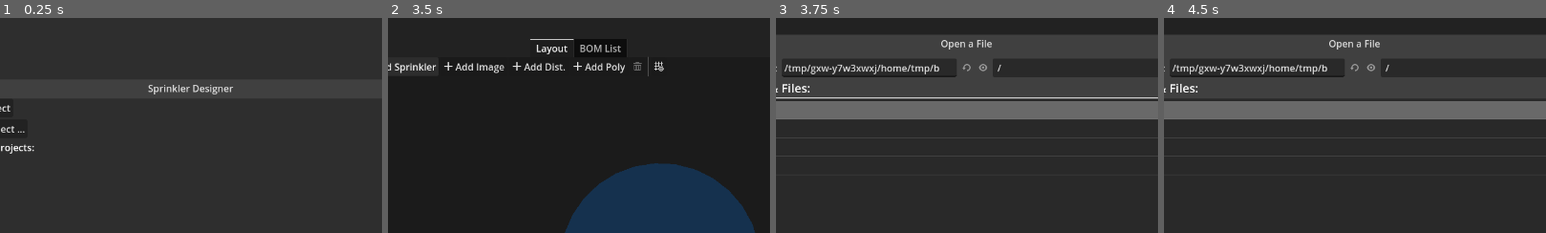
Above: before the commit, frames 1-4 (left to right).
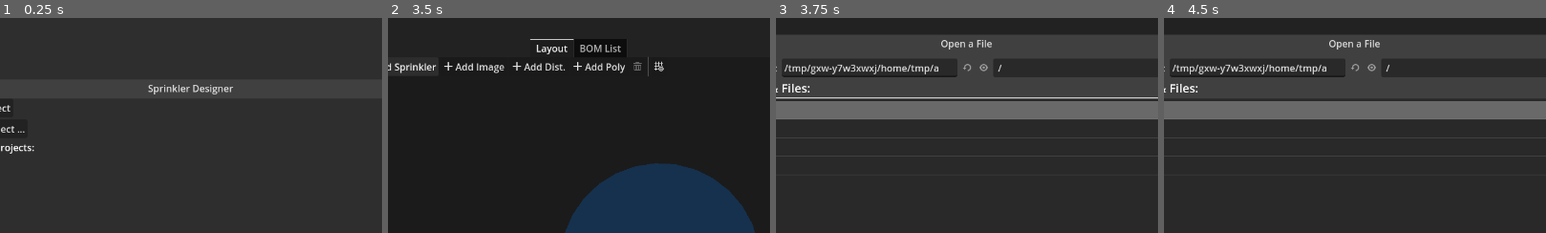
Above: after the commit, the same moments.

Repository: hankedan000/yardscaper
Game: Godot game, scene res://Main.tscn
Two runs of this game, one before a commit and one after it. Both use one fixed random seed, a clock stepped at 60 frames per second and the inputs below.
Inputs (mouse positions are % of the whole screen's width and height, from its top left):
- Up to frame 1 (0.25 s): no input
- Up to frame 2 (3.5 s): click "New Project" at 0.5 s; click "Add Sprinkler" at 1.25 s; click (60, 11) at 2 s; tap Enter at 2.75 s; drag from (61, 57) to (26, 11) at 2.77 s
- Up to frame 3 (3.75 s): click "Add Image" at 3.5 s
- Up to frame 4 (4.5 s): click (37, 82) at 4.27 s; type "12" at 4.35 s
The pictures show only the part of the screen within x 25-75%, y 0-50%; the shares and areas given below are measured in that part.

Frames 1-2 are identical in both runs. In frame 3, 0.1% of the frame differs, in the area x 41-59%, y 21-28%; in frame 4, 0.1%.

Commit message:
Adds rainbird 5000 series sprinklers to database

Diff:
--- a/SprinklerDesigner/scripts/SprinklerDB.gd
+++ b/SprinklerDesigner/scripts/SprinklerDB.gd
@@ -245,6 +245,277 @@
 							]
 						}
 					]
+				},
+				'5000' : {
+					'min_dist_ft' : 25.0,
+					'max_dist_ft' : 50.0,
+					'min_sweep_deg' : 40.0,
+					'max_sweep_deg' : 360.0,
+					'compatible_bodies' : ['5004', '5006', '5012'],
+					'flow_characteristics' : [
+						{
+							'nozzle' : '1.5',
+							'data' : [
+								# press_psi, dist_ft, flow_gpm, optimal
+								[ 25       , 33     , 1.12    , false],
+								[ 35       , 34     , 1.35    , false],
+								[ 45       , 35     , 1.54    , false],
+								[ 55       , 35     , 1.71    , false],
+								[ 65       , 34     , 1.86    , false]
+							]
+						},
+						{
+							'nozzle' : '2.0',
+							'data' : [
+								# press_psi, dist_ft, flow_gpm, optimal
+								[ 25       , 35     , 1.50    , false],
+								[ 35       , 36     , 1.81    , false],
+								[ 45       , 37     , 2.07    , false],
+								[ 55       , 37     , 2.30    , false],
+								[ 65       , 35     , 2.52    , false]
+							]
+						},
+						{
+							'nozzle' : '2.5',
+							'data' : [
+								# press_psi, dist_ft, flow_gpm, optimal
+								[ 25       , 35     , 1.81    , false],
+								[ 35       , 37     , 2.17    , false],
+								[ 45       , 37     , 2.51    , false],
+								[ 55       , 37     , 2.76    , false],
+								[ 65       , 37     , 3.01    , false]
+							]
+						},
+						{
+							'nozzle' : '3.0',
+							'data' : [
+								# press_psi, dist_ft, flow_gpm, optimal
+								[ 25       , 36     , 2.26    , false],
+								[ 35       , 38     , 2.71    , false],
+								[ 45       , 40     , 3.09    , false],
+								[ 55       , 40     , 3.47    , false],
+								[ 65       , 40     , 3.78    , false]
+							]
+						},
+						{
+							'nozzle' : '4.0',
+							'data' : [
+								# press_psi, dist_ft, flow_gpm, optimal
+								[ 25       , 37     , 2.91    , false],
+								[ 35       , 40     , 3.50    , false],
+								[ 45       , 42     , 4.01    , false],
+								[ 55       , 42     , 4.44    , false],
+								[ 65       , 42     , 4.83    , false]
+							]
+						},
+						{
+							'nozzle' : '5.0',
+							'data' : [
+								# press_psi, dist_ft, flow_gpm, optimal
+								[ 25       , 39     , 3.72    , false],
+								[ 35       , 41     , 4.47    , false],
+								[ 45       , 45     , 5.09    , false],
+								[ 55       , 45     , 5.66    , false],
+								[ 65       , 45     , 6.16    , false]
+							]
+						},
+						{
+							'nozzle' : '6.0',
+							'data' : [
+								# press_psi, dist_ft, flow_gpm, optimal
+								[ 25       , 39     , 4.25    , false],
+								[ 35       , 43     , 5.23    , false],
+								[ 45       , 46     , 6.01    , false],
+								[ 55       , 47     , 6.63    , false],
+								[ 65       , 48     , 7.22    , false]
+							]
+						},
+						{
+							'nozzle' : '8.0',
+							'data' : [
+								# press_psi, dist_ft, flow_gpm, optimal
+								[ 25       , 36     , 5.90    , false],
+								[ 35       , 43     , 7.06    , false],
+								[ 45       , 47     , 8.03    , false],
+								[ 55       , 50     , 8.86    , false],
+								[ 65       , 50     , 9.63    , false]
+							]
+						},
+						{
+							'nozzle' : '1.0LA',
+							'data' : [
+								# press_psi, dist_ft, flow_gpm, optimal
+								[ 25       , 25     , 0.76    , false],
+								[ 35       , 28     , 0.92    , false],
+								[ 45       , 29     , 1.05    , false],
+								[ 55       , 29     , 1.17    , false],
+								[ 65       , 29     , 1.27    , false]
+							]
+						},
+						{
+							'nozzle' : '1.5LA',
+							'data' : [
+								# press_psi, dist_ft, flow_gpm, optimal
+								[ 25       , 27     , 1.15    , false],
+								[ 35       , 30     , 1.38    , false],
+								[ 45       , 31     , 1.58    , false],
+								[ 55       , 31     , 1.76    , false],
+								[ 65       , 31     , 1.92    , false]
+							]
+						},
+						{
+							'nozzle' : '2.0LA',
+							'data' : [
+								# press_psi, dist_ft, flow_gpm, optimal
+								[ 25       , 29     , 1.47    , false],
+								[ 35       , 31     , 1.77    , false],
+								[ 45       , 32     , 2.02    , false],
+								[ 55       , 33     , 2.24    , false],
+								[ 65       , 33     , 2.45    , false]
+							]
+						},
+						{
+							'nozzle' : '3.0LA',
+							'data' : [
+								# press_psi, dist_ft, flow_gpm, optimal
+								[ 25       , 29     , 2.23    , false],
+								[ 35       , 33     , 2.68    , false],
+								[ 45       , 35     , 3.07    , false],
+								[ 55       , 36     , 3.41    , false],
+								[ 65       , 36     , 3.72    , false]
+							]
+						},
+
+					]
+				},
+				'5000PRS' : {
+					'min_dist_ft' : 25.0,
+					'max_dist_ft' : 47.0,
+					'min_sweep_deg' : 40.0,
+					'max_sweep_deg' : 360.0,
+					'compatible_bodies' : ['5004', '5006', '5012'],
+					'flow_characteristics' : [
+						{
+							'nozzle' : '1.5',
+							'data' : [
+								# press_psi, dist_ft, flow_gpm, optimal
+								[ 25       , 33     , 1.12    , false],
+								[ 35       , 34     , 1.35    , false],
+								[ 45       , 35     , 1.54    , false],
+								[ 55       , 35     , 1.59    , false]
+							]
+						},
+						{
+							'nozzle' : '2.0',
+							'data' : [
+								# press_psi, dist_ft, flow_gpm, optimal
+								[ 25       , 35     , 1.50    , false],
+								[ 35       , 36     , 1.81    , false],
+								[ 45       , 37     , 2.07    , false],
+								[ 55       , 37     , 2.14    , false]
+							]
+						},
+						{
+							'nozzle' : '2.5',
+							'data' : [
+								# press_psi, dist_ft, flow_gpm, optimal
+								[ 25       , 35     , 1.81    , false],
+								[ 35       , 37     , 2.17    , false],
+								[ 45       , 37     , 2.51    , false],
+								[ 55       , 37     , 2.60    , false]
+							]
+						},
+						{
+							'nozzle' : '3.0',
+							'data' : [
+								# press_psi, dist_ft, flow_gpm, optimal
+								[ 25       , 36     , 2.26    , false],
+								[ 35       , 38     , 2.71    , false],
+								[ 45       , 40     , 3.09    , false],
+								[ 55       , 40     , 3.20    , false]
+							]
+						},
+						{
+							'nozzle' : '4.0',
+							'data' : [
+								# press_psi, dist_ft, flow_gpm, optimal
+								[ 25       , 37     , 2.91    , false],
+								[ 35       , 40     , 3.50    , false],
+								[ 45       , 42     , 4.01    , false],
+								[ 55       , 42     , 4.15    , false]
+							]
+						},
+						{
+							'nozzle' : '5.0',
+							'data' : [
+								# press_psi, dist_ft, flow_gpm, optimal
+								[ 25       , 39     , 3.72    , false],
+								[ 35       , 41     , 4.47    , false],
+								[ 45       , 45     , 5.09    , false],
+								[ 55       , 45     , 5.27    , false]
+							]
+						},
+						{
+							'nozzle' : '6.0',
+							'data' : [
+								# press_psi, dist_ft, flow_gpm, optimal
+								[ 25       , 39     , 4.25    , false],
+								[ 35       , 43     , 5.23    , false],
+								[ 45       , 46     , 6.01    , false],
+								[ 55       , 46     , 6.22    , false]
+							]
+						},
+						{
+							'nozzle' : '8.0',
+							'data' : [
+								# press_psi, dist_ft, flow_gpm, optimal
+								[ 25       , 36     , 5.90    , false],
+								[ 35       , 43     , 7.06    , false],
+								[ 45       , 47     , 8.03    , false],
+								[ 55       , 47     , 8.31    , false]
+							]
+						},
+						{
+							'nozzle' : '1.0LA',
+							'data' : [
+								# press_psi, dist_ft, flow_gpm, optimal
+								[ 25       , 25     , 0.76    , false],
+								[ 35       , 28     , 0.92    , false],
+								[ 45       , 29     , 1.05    , false],
+								[ 55       , 29     , 1.09    , false]
+							]
+						},
+						{
+							'nozzle' : '1.5LA',
+							'data' : [
+								# press_psi, dist_ft, flow_gpm, optimal
+								[ 25       , 27     , 1.15    , false],
+								[ 35       , 30     , 1.38    , false],
+								[ 45       , 31     , 1.58    , false],
+								[ 55       , 31     , 1.64    , false]
+							]
+						},
+						{
+							'nozzle' : '2.0LA',
+							'data' : [
+								# press_psi, dist_ft, flow_gpm, optimal
+								[ 25       , 29     , 1.47    , false],
+								[ 35       , 31     , 1.77    , false],
+								[ 45       , 32     , 2.02    , false],
+								[ 55       , 32     , 2.09    , false]
+							]
+						},
+						{
+							'nozzle' : '3.0LA',
+							'data' : [
+								# press_psi, dist_ft, flow_gpm, optimal
+								[ 25       , 29     , 2.23    , false],
+								[ 35       , 33     , 2.68    , false],
+								[ 45       , 35     , 3.07    , false],
+								[ 55       , 35     , 3.18    , false]
+							]
+						}
+					]
 				}
 			}
 		}
Not shown, added: scripts/rb_table_convert_5000.py
